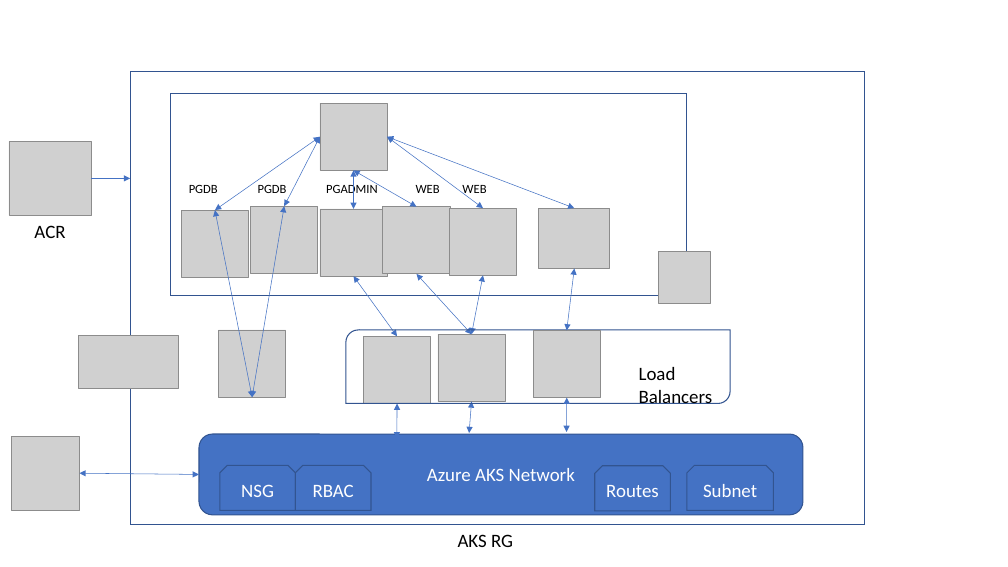
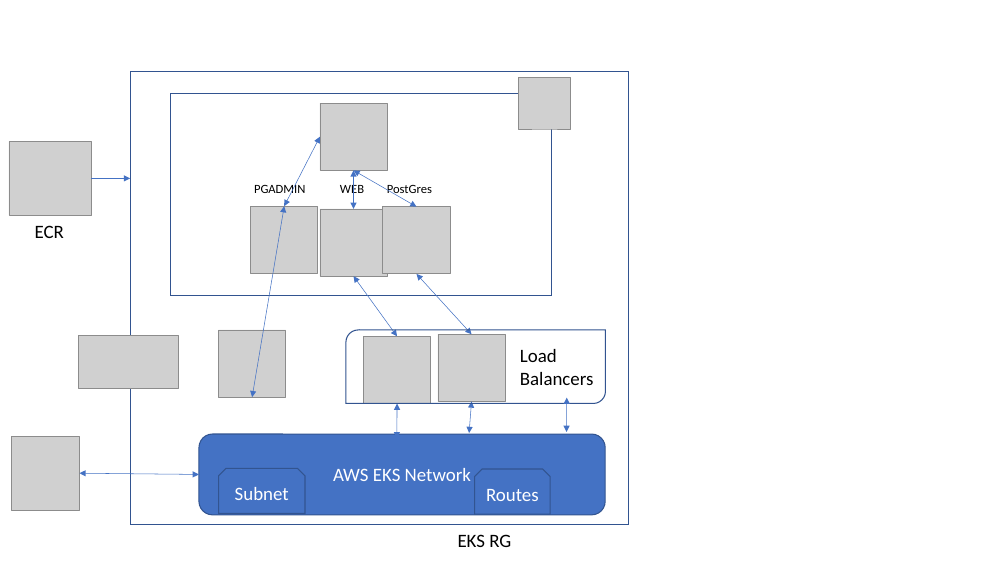
Before and after one commit to harvash/Azure_full_stack, a slide deck: slide 1 of Presentation2.pptx. Drawn at 1008x567 pixels with LibreOffice and Linux fonts; fonts in the diff are those of the drawing; grey boxes stand for pictures. Boxes give left, top, right and bottom in pixels: in the first picture for what was removed or moved away, otherwise in the second. Text is boxed around its words. In the diff, an @@ line names an element or a change of style, - is before the commit and + after.

```diff
--- a/Presentation2.pptx
+++ b/Presentation2.pptx
@@ rectangle: place and size @@
-rectangle at bbox=[130, 71, 864, 525]
+rectangle at bbox=[130, 71, 629, 525]
@@ picture: place and size @@
-picture at bbox=[659, 252, 711, 304]
+picture at bbox=[519, 77, 571, 129]
@@ rectangle: place and size @@
-rectangle at bbox=[170, 94, 687, 296]
+rectangle at bbox=[170, 94, 552, 296]
@@ double arrow removed from (320, 137) to (215, 210) @@
@@ double arrow removed from (387, 137) to (483, 208) @@
@@ double arrow removed from (387, 137) to (575, 208) @@
@@ text at bbox=[254, 182, 432, 196]: text changed @@
-PGDB PGDB PGADMIN WEB WEB
+PGADMIN WEB PostGres
@@ picture removed at bbox=[449, 208, 516, 275] @@
@@ picture removed at bbox=[539, 208, 610, 268] @@
@@ text at bbox=[35, 225, 64, 238]: text changed @@
-ACR
+ECR
@@ picture removed at bbox=[181, 210, 249, 278] @@
@@ double arrow removed from (253, 397) to (215, 210) @@
@@ double arrow removed from (575, 268) to (567, 330) @@
@@ double arrow removed from (472, 334) to (483, 275) @@
@@ round diag rect: place and size @@
-round diag rect at bbox=[346, 330, 730, 404]
+round diag rect at bbox=[346, 330, 606, 404]
@@ text "Load Balancers": place and size @@
-text "Load Balancers" at bbox=[639, 367, 713, 404]
+text "Load Balancers" at bbox=[520, 349, 594, 385]
@@ picture removed at bbox=[533, 330, 600, 398] @@
@@ rounded rectangle "AWS EKS Network": place and size @@
-rounded rectangle "AWS EKS Network" at bbox=[199, 434, 803, 515]
+rounded rectangle "AWS EKS Network" at bbox=[199, 434, 605, 515]
@@ snip same rect "Subnet": place and size @@
-snip same rect "Subnet" at bbox=[687, 466, 774, 511]
+snip same rect "Subnet" at bbox=[219, 469, 305, 514]
@@ snip same rect removed at bbox=[220, 466, 296, 511] @@
-NSG
@@ snip same rect removed at bbox=[296, 466, 371, 511] @@
-RBAC
@@ text in rounded rectangle at bbox=[333, 468, 471, 481]: text changed @@
-Azure AKS Network
+AWS EKS Network
@@ snip same rect "Routes": place and size @@
-snip same rect "Routes" at bbox=[595, 466, 671, 511]
+snip same rect "Routes" at bbox=[475, 469, 551, 514]
@@ text at bbox=[458, 534, 511, 547]: text changed @@
-AKS RG
+EKS RG
```
Also in this commit, not shown: 1 other file.
